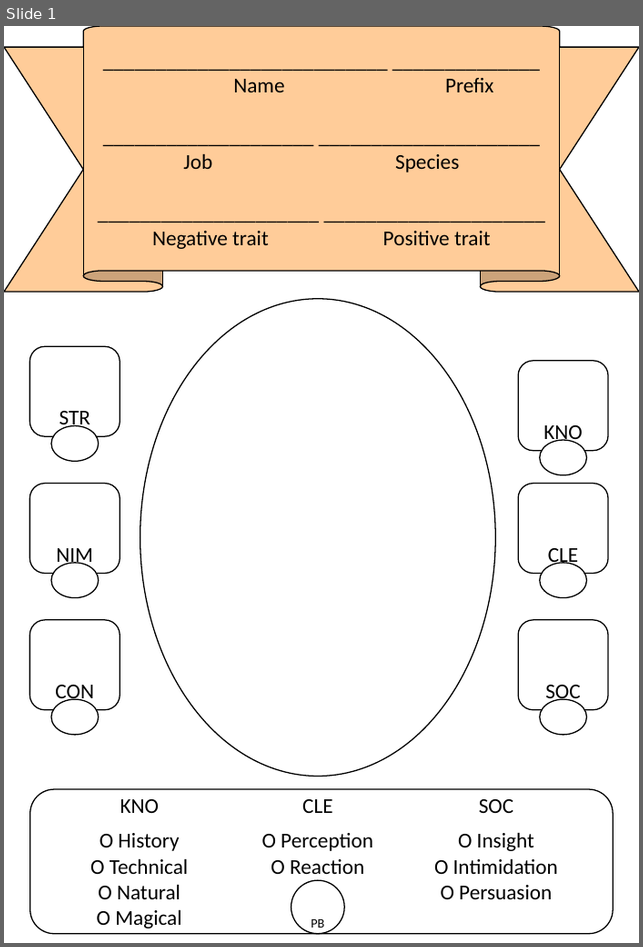
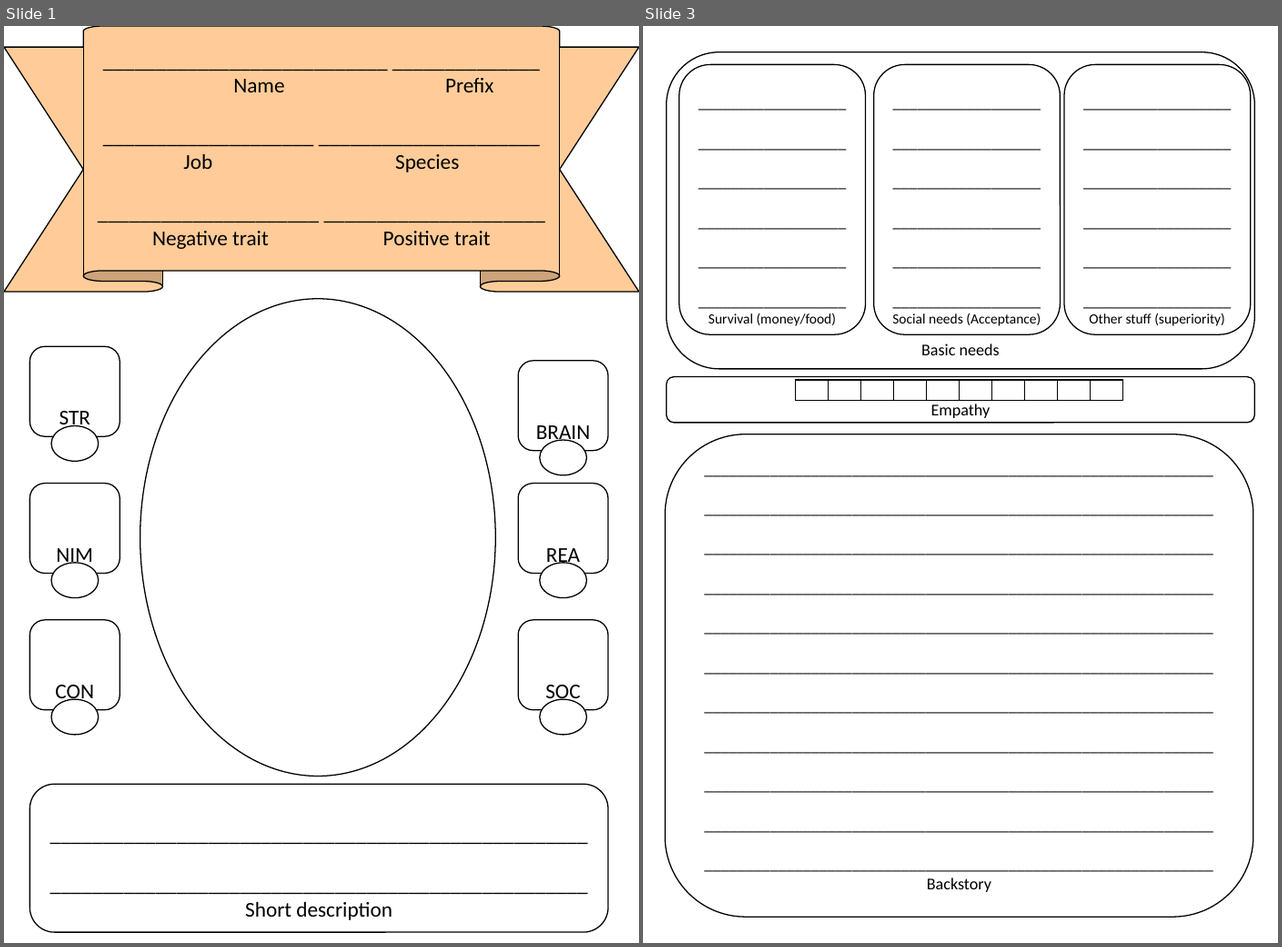
Before and after one commit to THE-YOLF/WtA, a slide deck: Character Sheet.pptx. Shown side by side, each under a label of ours: slide 1 before the commit, slides 1 and 3 after it; the slides between them are not shown. The pictures are 643x947 and 1282x947 pixels, drawn with LibreOffice and Linux fonts; fonts in the diff are those of the drawing. Boxes give left, top, right and bottom in pixels: in the first picture for what was removed or moved away, otherwise in the second. Text is boxed around its words. In the diff, an @@ line names an element or a change of style, - is before the commit and + after.

```diff
--- a/Character Sheet.pptx
+++ b/Character Sheet.pptx
@@ slide 3 added at (x1=643, y1=26, x2=1278, y2=943), background #FFFFFF @@
@@ rounded rectangle added at (x1=667, y1=52, x2=1255, y2=369), fill #FFFFFF, outline #000000 1 pt, 14 pt, text #000000 @@
+Basic needs
@@ rounded rectangle added at (x1=679, y1=65, x2=866, y2=335), fill #FFFFFF, outline #000000 1 pt, 14 pt, text #000000 @@
+__________________
+__________________
+__________________
+__________________
+__________________
+__________________
+Survival (money/food)
@@ rounded rectangle added at (x1=874, y1=65, x2=1061, y2=335), fill #FFFFFF, outline #000000 1 pt, 14 pt, text #000000 @@
+__________________
+__________________
+__________________
+__________________
+__________________
+__________________
+Social needs (Acceptance)
@@ rounded rectangle added at (x1=1064, y1=65, x2=1251, y2=335), fill #FFFFFF, outline #000000 1 pt, 14 pt, text #000000 @@
+__________________
+__________________
+__________________
+__________________
+__________________
+__________________
+Other stuff (superiority)
@@ rounded rectangle added at (x1=667, y1=376, x2=1255, y2=423), fill #FFFFFF, outline #000000 1 pt, 14 pt, text #000000 @@
+Empathy
@@ table added at (x1=796, y1=380, x2=1125, y2=399), 1 rows, 10 columns @@
+ |  |  |  |  |  |  |  |  | 
@@ rounded rectangle added at (x1=665, y1=435, x2=1254, y2=917), fill #FFFFFF, outline #000000 1 pt, 14 pt, text #000000 @@
+______________________________________________________________
+______________________________________________________________
+______________________________________________________________
+______________________________________________________________
+______________________________________________________________
+______________________________________________________________
+______________________________________________________________
+______________________________________________________________
+______________________________________________________________
+______________________________________________________________
+______________________________________________________________
+Backstory
@@ slide 1 changed as well @@
@@ text in rounded rectangle at (x1=536, y1=425, x2=591, y2=445): text changed @@
-KNO
+BRAIN
@@ text in rounded rectangle at (x1=546, y1=548, x2=580, y2=567): text changed @@
-CLE
+REA
@@ rounded rectangle "___________________________________________________ ________ ..." resized from (x1=30, y1=789, x2=613, y2=935) to (x1=30, y1=785, x2=608, y2=933) @@
@@ table removed at (x1=50, y1=789, x2=585, y2=935), 2 rows, 3 columns @@
-KNO | CLE | SOC
-O History / O Technical O Natural O Magical | O Perception / O Reaction | O Insight / O Intimidation / O Persuasion
@@ ellipse removed at (x1=291, y1=880, x2=344, y2=934) @@
-PB
@@ text in rounded rectangle at (x1=245, y1=902, x2=393, y2=921): text added @@
+___________________________________________________
+___________________________________________________
+Short description
```
Also in this commit, not shown: 1 other slide changed, 1 slide removed, 3 other files.
